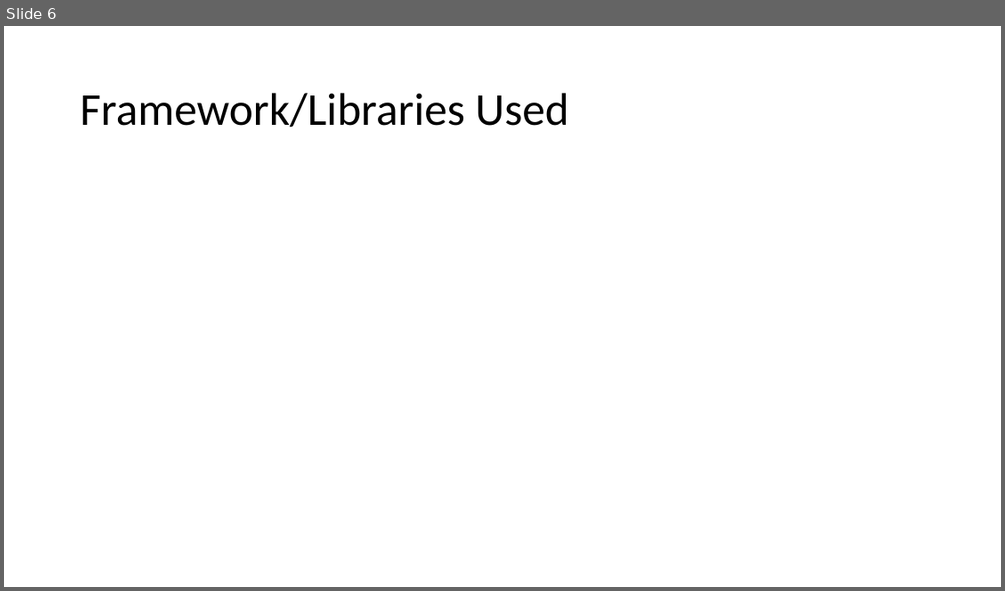
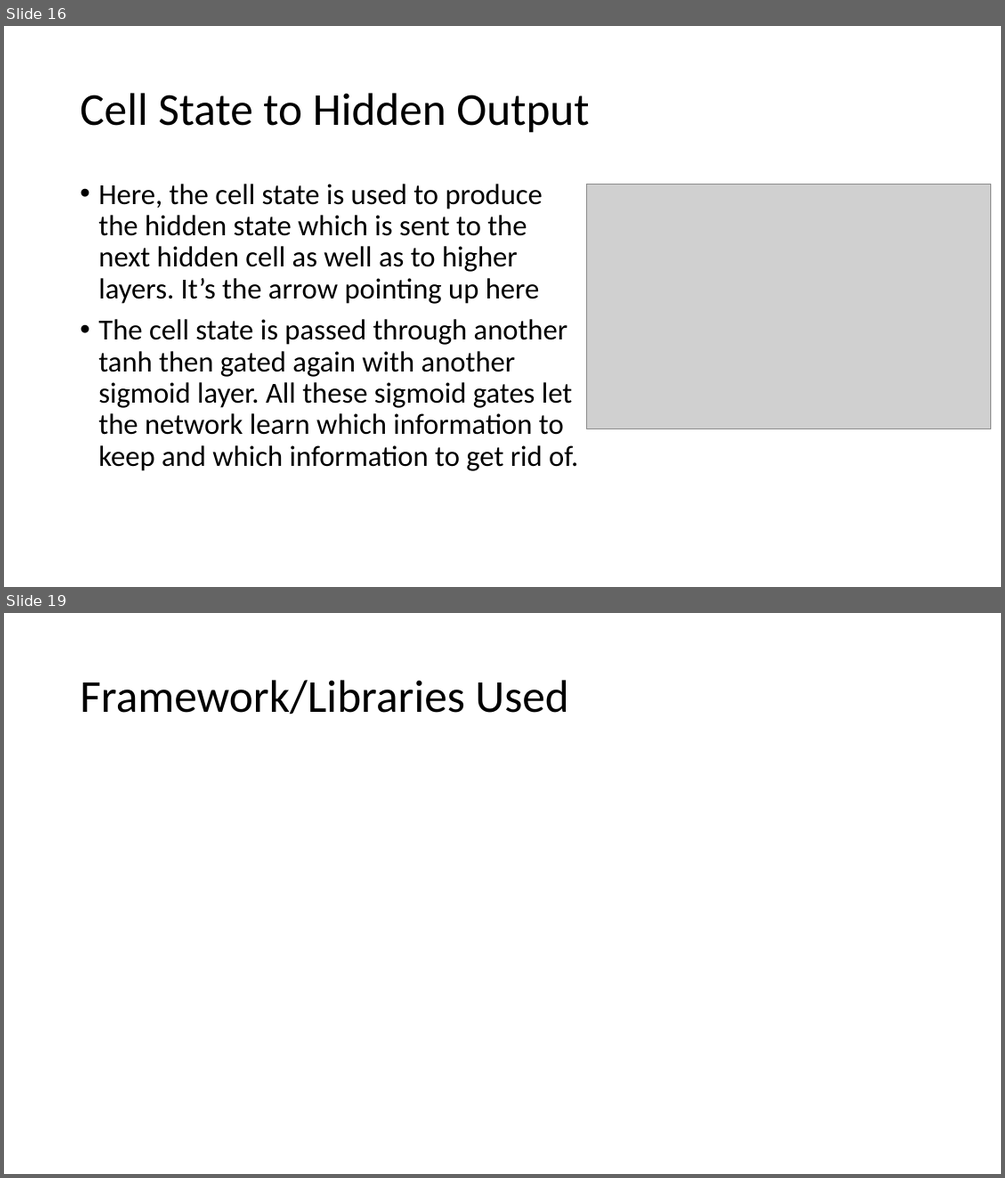
Before and after one commit to binit92/INSE-6421, a slide deck: Presentation.pptx. Shown one above the other, each under a label of ours: slide 6 before the commit, slides 16 and 19 after it; the slides between them are not shown. The pictures are 1005x591 and 1005x1178 pixels, drawn with LibreOffice and Linux fonts; fonts in the diff are those of the drawing; grey boxes stand for pictures. Boxes give left, top, right and bottom in pixels: in the first picture for what was removed or moved away, otherwise in the second. Text is boxed around its words. In the diff, an @@ line names an element or a change of style, - is before the commit and + after.

```diff
--- a/Presentation.pptx
+++ b/Presentation.pptx
@@ slide 16 added at (4,26,1001,587), background #FFFFFF @@
@@ title added at (80,93,589,133), 44 pt, text #000000 @@
+Cell State to Hidden Output
@@ text added at (98,184,578,471), 28 pt, text #000000 @@
+• Here, the cell state is used to produce the hidden state which is sent to the next hidden cell as well as to higher layers. It’s the arrow pointing up here
+• The cell state is passed through another tanh then gated again with another sigmoid layer. All these sigmoid gates let the network learn which information to keep and which information to get rid of.
@@ picture added at (587,184,992,429) @@
@@ what was slide 6 is now slide 19 @@
```
Also in this commit, not shown: 1 slide changed, 13 other slides added, 1 slide removed, 13 other files.
